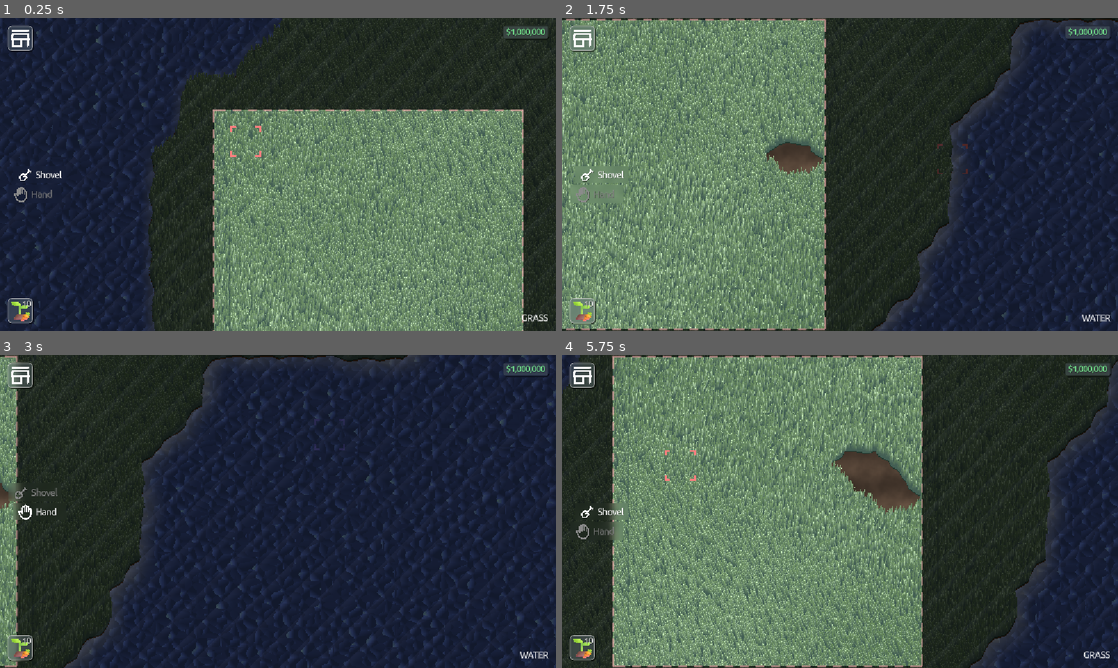
Above: before the commit, frames 1-4 (two rows, left to right).
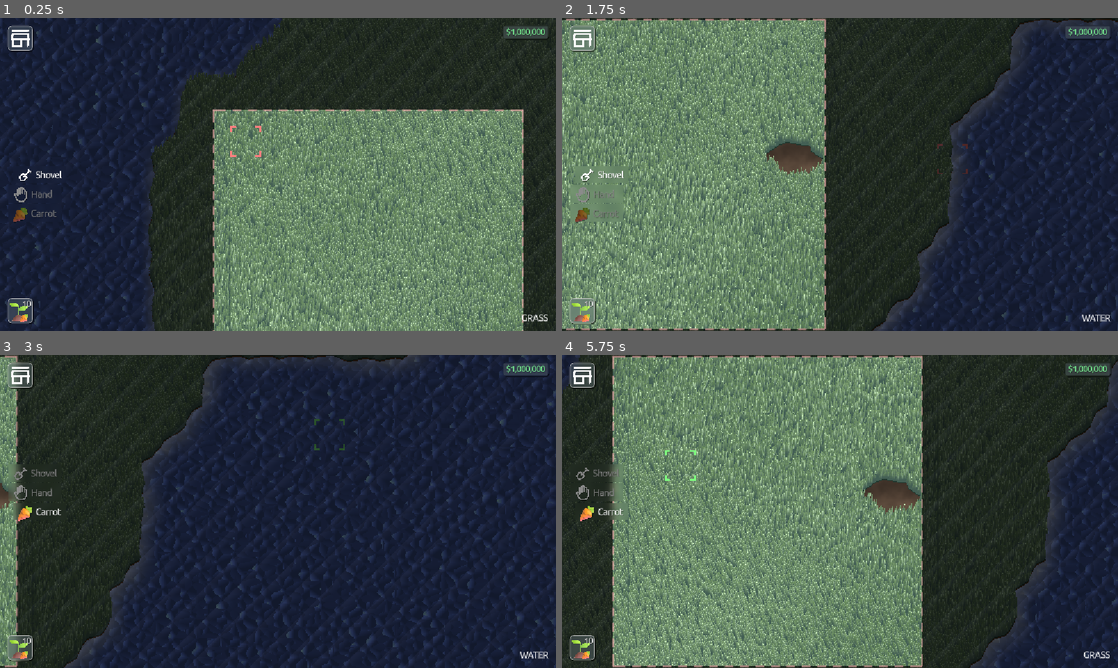
Above: after the commit, the same moments.

Repository: Glitch752/FarmAndFortune
Game: Godot game, scene res://scenes/Level.tscn
Two runs of this game, one before a commit and one after it. Both use one fixed random seed, a clock stepped at 60 frames per second and the inputs below.
Inputs (mouse positions are in pixels of both pictures, inside the frame that each line leads up to):
- Up to frame 1 (0.25 s): no input
- Up to frame 2 (1.75 s): click (584, 36) at 0.52 s; tap Enter at 1.25 s; move the mouse to (962, 158) at 1.27 s; press the mouse at (962, 158) at 1.28 s; hold D (move_right) from 1.28 s (still down)
- Up to frame 3 (3 s): move the mouse to (166, 527) at 2.02 s; release D (move_right) at 2.03 s; release the mouse at (166, 527) at 2.03 s; hold - (cycle_active_backward) 2.03-2.78 s; click (166, 527) at 2.1 s; move the mouse to (333, 442) at 2.77 s; press the mouse at (333, 442) at 2.78 s; hold D (move_right) from 2.78 s (still down); tap Alt at 2.85 s
- Up to frame 4 (5.75 s): move the mouse to (812, 574) at 3.52 s; release D (move_right) at 3.53 s; release the mouse at (812, 574) at 3.53 s; hold = (cycle_active_forward) 3.53-4.28 s; tap Shift at 3.6 s; click (812, 574) at 3.8 s; move the mouse to (1006, 558) at 4.27 s; press the mouse at (1006, 558) at 4.28 s; hold A (move_left) from 4.28 s (still down); tap 1 at 4.35 s; move the mouse to (673, 464) at 5.02 s; release the mouse at (673, 464) at 5.03 s; tap 9 at 5.1 s; click (673, 464) at 5.3 s

The runs differ from the first frame. In frame 1, 0.2% of the frame differs, in the area x 1-11%, y 60-98%; in frame 2, 0.3%; in frame 3, 0.5%; in frame 4, 6.3%, in the area x 1-68%, y 27-100%.

Commit message:
More crop interaction

Diff:
--- a/data/crop_data.gd
+++ b/data/crop_data.gd
@@ -3,6 +3,8 @@
 @export var id: StringName
 @export var name: String
 @export var icon: Texture2D
+
+@export var scene: PackedScene
 
 @export var harvest_items: Array[CropData_HarvestItem] = []
 
--- a/data/crops/carrot.tres
+++ b/data/crops/carrot.tres
@@ -1,13 +1,21 @@
-[gd_resource type="Resource" script_class="SeedData" load_steps=4 format=3 uid="uid://caoisw5vlgpna"]
+[gd_resource type="Resource" script_class="CropData" load_steps=5 format=3 uid="uid://caoisw5vlgpna"]
 
-[ext_resource type="Script" path="res://data/seed_data_harvest_item.gd" id="1_h6mc8"]
+[ext_resource type="Script" uid="uid://b4rdeos5mg0go" path="res://data/crop_data_harvest_item.gd" id="1_h6mc8"]
 [ext_resource type="Texture2D" uid="uid://dh6td6s20uw3l" path="res://art/crops/carrot_icon.png" id="2_bvyjo"]
-[ext_resource type="Script" path="res://data/seed_data.gd" id="2_yyetx"]
+[ext_resource type="Script" uid="uid://b3oaxoo7ody31" path="res://data/crop_data.gd" id="2_yyetx"]
+
+[sub_resource type="Resource" id="Resource_u6mle"]
+script = ExtResource("1_h6mc8")
+item_id = &"carrot_seeds"
+quantity = 2
+metadata/_custom_type_script = "uid://b4rdeos5mg0go"
 
 [resource]
 script = ExtResource("2_yyetx")
 id = &"carrot"
 name = "Carrot"
 icon = ExtResource("2_bvyjo")
-harvest_items = Array[ExtResource("1_h6mc8")]([null])
-metadata/_custom_type_script = "uid://ccbiuckklipay"
+harvest_items = Array[ExtResource("1_h6mc8")]([SubResource("Resource_u6mle")])
+grow_time_seconds = 60.0
+wither_time_seconds = 180.0
+water_per_minute = 1.0
--- a/data/items/carrot_seeds.tres
+++ b/data/items/carrot_seeds.tres
@@ -1,6 +1,7 @@
-[gd_resource type="Resource" script_class="ItemData" load_steps=3 format=3 uid="uid://4die7ndt8jg"]
+[gd_resource type="Resource" script_class="ItemData" load_steps=4 format=3 uid="uid://4die7ndt8jg"]
 
 [ext_resource type="Script" uid="uid://bcbq2ty83ram" path="res://data/item_data.gd" id="1_errfy"]
+[ext_resource type="Resource" uid="uid://caoisw5vlgpna" path="res://data/crops/carrot.tres" id="1_jk56c"]
 [ext_resource type="Texture2D" uid="uid://bm6lwxhnqqvf1" path="res://art/seeds_generated/carrot_icon.png" id="1_k1we8"]
 
 [resource]
@@ -9,4 +10,5 @@
 name = "Carrot Seeds"
 icon = ExtResource("1_k1we8")
 description = "Carrot seeds. Used to plant carrots."
+crop = ExtResource("1_jk56c")
 metadata/_custom_type_script = "uid://bcbq2ty83ram"
--- a/scenes/LevelInterface.tscn
+++ b/scenes/LevelInterface.tscn
@@ -72,6 +72,8 @@
 [node name="BlurButton" parent="Buttons" instance=ExtResource("4_5idoe")]
 layout_mode = 2
 theme_override_styles/panel = ExtResource("5_pudrt")
+offset = Vector2(0, 0)
+disabled = false
 
 [node name="Tools" type="VBoxContainer" parent="."]
 layout_mode = 1
--- a/scripts/interaction_singleton.gd
+++ b/scripts/interaction_singleton.gd
@@ -16,18 +16,4 @@
     if not MapSingleton.get_chunk_at_tile(highlighted_tile).unlocked:
         return
 
-    if current_interaction is DigInteraction:
-        dig_at_tile(highlighted_tile)
-    elif current_interaction is PlantInteraction:
-        plant_at_tile(highlighted_tile)
-    elif current_interaction is HarvestInteraction:
-        harvest_at_tile(highlighted_tile)
-
-func dig_at_tile(tile: Vector2i) -> void:
-    if MapSingleton.get_terrain_at(tile) == MapSingleton.TerrainType.GRASS:
-        MapSingleton.set_terrain_at(tile, MapSingleton.TerrainType.SOIL)
-
-func plant_at_tile(tile: Vector2i) -> void:
-    pass
-func harvest_at_tile(tile: Vector2i) -> void:
-    pass
+    current_interaction.interact(highlighted_tile)
--- a/scripts/interaction_type/dig_interaction.gd
+++ b/scripts/interaction_type/dig_interaction.gd
@@ -2,3 +2,7 @@
 
 func _init() -> void:
     color = Color(1, 0.5, 0.5)
+
+func interact(tile: Vector2i) -> void:
+    if MapSingleton.get_terrain_at(tile) == MapSingleton.TerrainType.GRASS:
+        MapSingleton.set_terrain_at(tile, MapSingleton.TerrainType.SOIL)
--- a/scripts/interaction_type/interaction_type.gd
+++ b/scripts/interaction_type/interaction_type.gd
@@ -1,3 +1,7 @@
 class_name InteractionType extends Resource
 
 var color: Color = Color.WHITE
+
+## Only should be called on unlocked tiles.
+func interact(_tile: Vector2i) -> void:
+    push_error("interact() not implemented for this InteractionType")
--- a/scripts/interaction_type/plant_interaction.gd
+++ b/scripts/interaction_type/plant_interaction.gd
@@ -1,7 +1,17 @@
 class_name PlantInteraction extends InteractionType
 
-var plant_id: StringName
-func _init(_plant_id: StringName):
-    plant_id = _plant_id
+var crop_id: StringName
+var item_id: StringName
+
+func _init(_crop_id: StringName, _item_id: StringName):
+    crop_id = _crop_id
+    item_id = _item_id
 
     color = Color(0.5, 1, 0.5)
+
+func interact(tile: Vector2i) -> void:
+    if MapSingleton.get_terrain_at(tile) != MapSingleton.TerrainType.SOIL:
+        # TODO: juice - feedback for invalid planting
+        return
+
+    MapSingleton.set_crop_at(tile, WorldCrop.new(DataLoader.crops[crop_id]))
--- /dev/null
+++ b/scripts/map/world_crop.gd
@@ -0,0 +1,17 @@
+class_name WorldCrop
+
+const CROP_PROCESS_INTERVAL = 1.0
+
+var crop: CropData
+var node: Node2D
+
+func _init(_crop: CropData) -> void:
+    crop = _crop
+
+    node = crop.scene.instantiate() as Node2D
+
+## Process this crop.
+## Crop processing is spread out over time to avoid performance spikes,
+## so adjacent crops aren't necessarily processed in the same frame.
+func process():
+    pass
--- a/scripts/map_chunk.gd
+++ b/scripts/map_chunk.gd
@@ -6,6 +6,7 @@
 var chunk_position: Vector2i = Vector2i.ZERO
 
 var terrain_types: PackedByteArray
+var plants: Dictionary[Vector2i, WorldCrop] = {}
 
 var _cell_geometry_cache: Dictionary[Vector2i, Array] = {}
 # Thread safety: We only sequentially access this after generating it in a thread.
@@ -124,3 +125,18 @@
         return false
     terrain_types[index] = terrain
     return true
+
+signal crop_node_added(local_pos: Vector2i, crop: WorldCrop)
+signal crop_node_removed(local_pos: Vector2i)
+
+## Set the crop at the given local position
+func set_crop_at(local_pos: Vector2i, crop: WorldCrop) -> void:
+    if not is_tile_in_chunk(local_pos):
+        return
+
+    if crop == null:
+        plants.erase(local_pos)
+        crop_node_removed.emit(local_pos)
+    else:
+        plants[local_pos] = crop
+        crop_node_added.emit(local_pos, crop)
--- a/scripts/map_singleton.gd
+++ b/scripts/map_singleton.gd
@@ -99,6 +99,20 @@
     )
     return chunk.check_grass_at_position(local_pos)
 
+func set_crop_at(tile_pos: Vector2i, crop: WorldCrop) -> void:
+    var chunk_pos = Vector2i(
+        floor(tile_pos.x / float(CHUNK_SIZE)),
+        floor(tile_pos.y / float(CHUNK_SIZE))
+    )
+    var local_pos = Vector2i(
+        tile_pos.x % CHUNK_SIZE,
+        tile_pos.y % CHUNK_SIZE
+    )
+    var chunk = get_chunk_at(chunk_pos)
+    if chunk == null:
+        return
+    chunk.set_crop_at(local_pos, crop)
+
 func _init():
     _generate_map()
 
--- a/ui/BlurButton.tscn
+++ b/ui/BlurButton.tscn
@@ -44,6 +44,8 @@
 theme_override_styles/panel = SubResource("StyleBoxFlat_n2mwi")
 script = ExtResource("3_1f8kp")
 icon = ExtResource("3_mhnvl")
+offset = null
+disabled = null
 normal_style = ExtResource("2_1f8kp")
 hover_style = ExtResource("4_n2mwi")
 press_style = ExtResource("5_bbolg")
@@ -51,6 +53,7 @@
 [node name="Button" type="Button" parent="."]
 custom_minimum_size = Vector2(52, 52)
 layout_mode = 2
+theme_override_colors/icon_disabled_color = Color(1, 1, 1, 1)
 theme_override_styles/normal = SubResource("StyleBoxEmpty_n2mwi")
 theme_override_styles/pressed = SubResource("StyleBoxEmpty_bbolg")
 theme_override_styles/hover = SubResource("StyleBoxEmpty_n1sxp")
--- a/ui/blur_button.gd
+++ b/ui/blur_button.gd
@@ -14,11 +14,21 @@
     set(value):
         padding = value
         _update_padding()
+@export var offset: Vector2 = Vector2.ZERO:
+    set(value):
+        offset = value
+        _update_padding()
 
 @export var button_size: int = 52:
     set(value):
         button_size = value
         _update_padding()
+
+@export var disabled: bool = false:
+    set(value):
+        disabled = value
+        if button:
+            button.disabled = disabled
 
 @export_group("Theme overrides")
 @export var normal_style: StyleBox
@@ -34,6 +44,9 @@
 func _ready():
     if icon:
         button.icon = icon
+
+    if abs(offset.x) > padding or abs(offset.y) > padding:
+        push_error("offset should not be larger than padding")
 
     if padding > 0 or button_size != 52:
         _update_padding()
@@ -66,15 +79,28 @@
         hover_style = hover_style.duplicate()
         normal_style = normal_style.duplicate()
 
-    press_style.set_content_margin_all(padding)
-    hover_style.set_content_margin_all(padding)
-    normal_style.set_content_margin_all(padding)
+    var top_margin = padding + offset.y
+    var bottom_margin = padding - offset.y
+    var left_margin = padding + offset.x
+    var right_margin = padding - offset.x
+
+    var set_margins = func(style: StyleBox):
+        style.content_margin_bottom = bottom_margin
+        style.content_margin_top = top_margin
+        style.content_margin_left = left_margin
+        style.content_margin_right = right_margin
+
+    set_margins.call(press_style)
+    set_margins.call(hover_style)
+    set_margins.call(normal_style)
 
     _update_style()
 
 func _update_style():
     var style: StyleBox
-    if button.button_pressed:
+    if disabled:
+        style = normal_style
+    elif button.button_pressed:
         style = press_style
     elif hovered:
         style = hover_style
--- a/ui/crop_button.gd
+++ b/ui/crop_button.gd
@@ -3,8 +3,12 @@
 extends "res://ui/tool_button.gd"
 
 @export var crop: CropData
+@export var item: ItemData
 
 func _ready():
+    if not crop:
+        return
+
     tool_name = crop.name
     tool_icon = crop.icon
-    interaction = PlantInteraction.new(crop.id)
+    interaction = PlantInteraction.new(crop.id, item.id)
--- a/ui/interaction_tool_ui.gd
+++ b/ui/interaction_tool_ui.gd
@@ -22,13 +22,14 @@
     # Add a button for each seed in the inventory
     for item_id in InventorySingleton.items.keys():
         var item_data = DataLoader.items[item_id]
+        var crop = item_data.crop
 
-        if item_data.crop != null:
+        if crop != null:
             var button = preload("res://ui/CropButton.tscn").instantiate()
-            button.tool_name = item_data.name
-            button.tool_icon = item_data.icon
-            button.color = Color.WHITE
-            button.interaction = PlantInteraction.new(item_data.crop.id)
+            button.tool_name = crop.name
+            button.tool_icon = crop.icon
+            button.crop = crop
+            button.item = item_data
             add_child(button)
 
 func _on_selected_index_changed(new_index: int) -> void:
--- a/ui/inventory/InventoryItem.tscn
+++ b/ui/inventory/InventoryItem.tscn
@@ -6,10 +6,10 @@
 [ext_resource type="Texture2D" uid="uid://bm6lwxhnqqvf1" path="res://art/seeds_generated/carrot_icon.png" id="4_hj6dx"]
 
 [sub_resource type="StyleBoxFlat" id="StyleBoxFlat_hj6dx"]
-content_margin_left = 4.0
-content_margin_top = 4.0
-content_margin_right = 4.0
-content_margin_bottom = 4.0
+content_margin_left = 1.0
+content_margin_top = 7.0
+content_margin_right = 7.0
+content_margin_bottom = 1.0
 bg_color = Color(0.39215687, 0.4509804, 0.47843137, 0.39215687)
 border_width_left = 2
 border_width_top = 2
@@ -25,10 +25,10 @@
 shadow_offset = Vector2(2, 2)
 
 [sub_resource type="StyleBoxFlat" id="StyleBoxFlat_0kt6g"]
-content_margin_left = 4.0
-content_margin_top = 4.0
-content_margin_right = 4.0
-content_margin_bottom = 4.0
+content_margin_left = 1.0
+content_margin_top = 7.0
+content_margin_right = 7.0
+content_margin_bottom = 1.0
 bg_color = Color(0.47559997, 0.54519993, 0.58, 0.39215687)
 border_width_left = 2
 border_width_top = 2
@@ -44,10 +44,10 @@
 shadow_offset = Vector2(2, 2)
 
 [sub_resource type="StyleBoxFlat" id="StyleBoxFlat_vak7a"]
-content_margin_left = 4.0
-content_margin_top = 4.0
-content_margin_right = 4.0
-content_margin_bottom = 4.0
+content_margin_left = 1.0
+content_margin_top = 7.0
+content_margin_right = 7.0
+content_margin_bottom = 1.0
 bg_color = Color(0.5576, 0.6392, 0.68, 0.7058824)
 border_width_left = 2
 border_width_top = 2
@@ -87,6 +87,8 @@
 theme_override_styles/panel = SubResource("StyleBoxFlat_hj6dx")
 icon = ExtResource("4_hj6dx")
 padding = 4
+offset = Vector2(-3, 3)
+disabled = false
 normal_style = SubResource("StyleBoxFlat_hj6dx")
 hover_style = SubResource("StyleBoxFlat_0kt6g")
 press_style = SubResource("StyleBoxFlat_vak7a")
Not shown, added: scripts/map/world_crop.gd.uid
